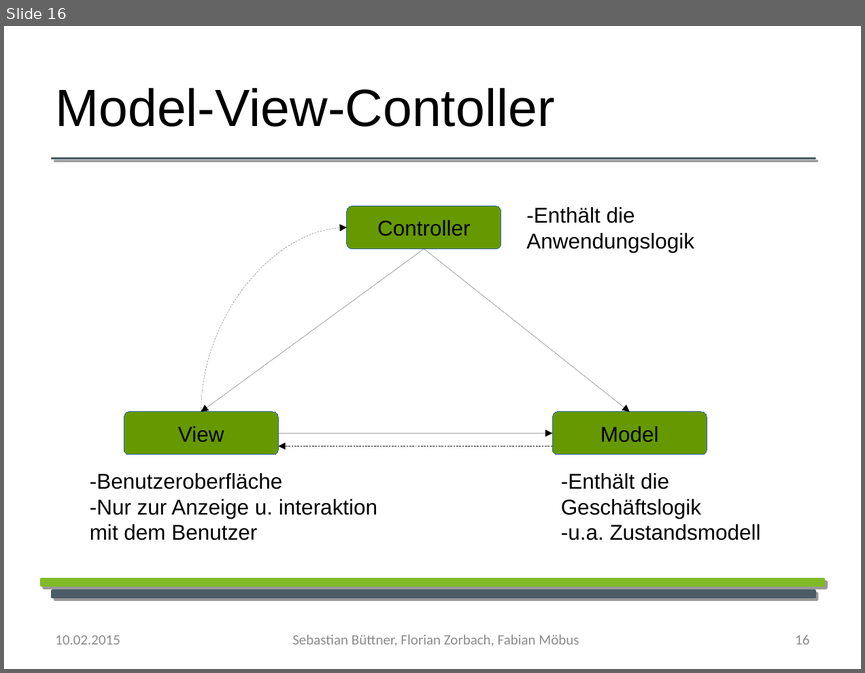
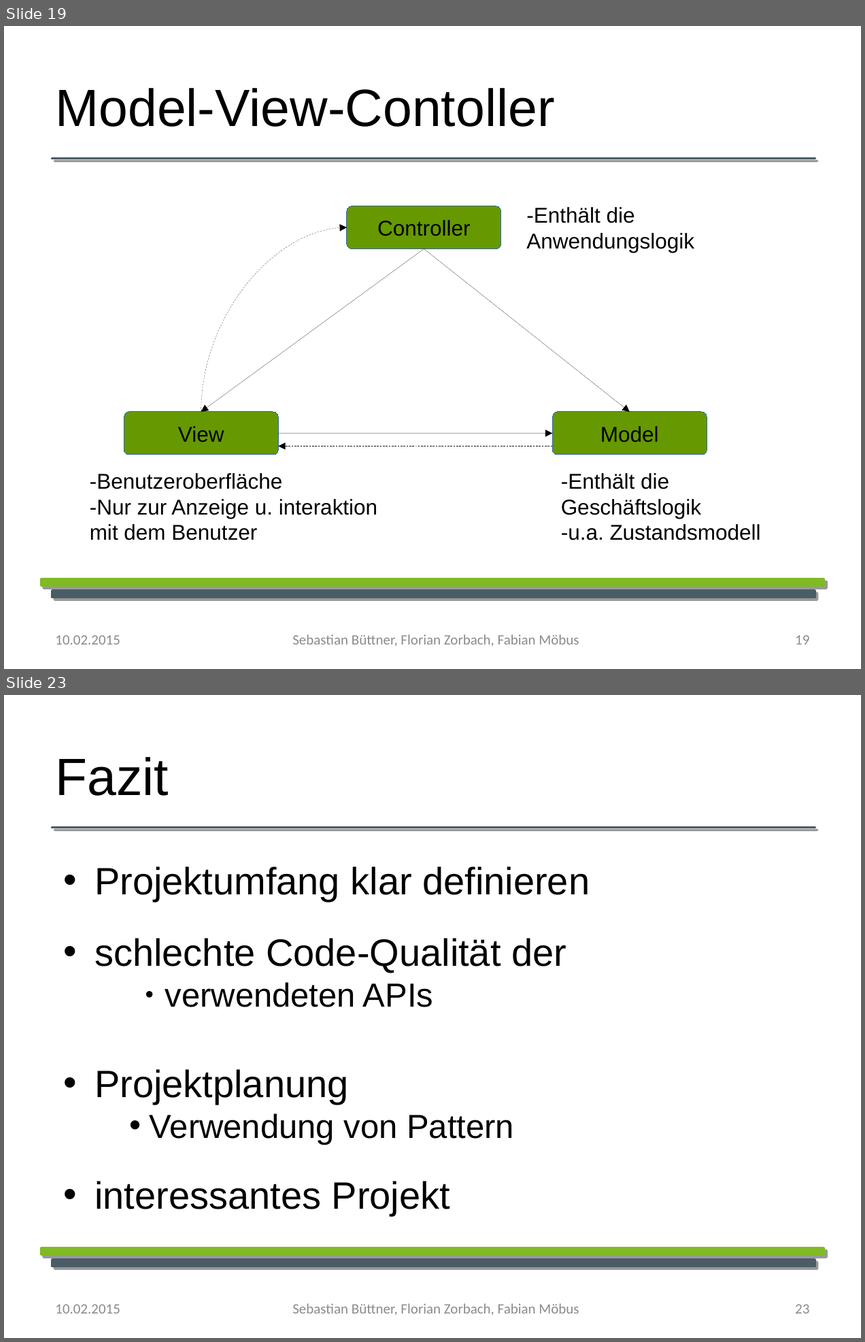
Before and after one commit to YoloSoftDE/YoloTrack, a slide deck: Documentation/Biometrie_praesentation.odp. Shown one above the other, each under a label of ours: slide 16 before the commit, slides 19 and 23 after it; the slides between them are not shown. The pictures are 865x673 and 865x1342 pixels, drawn with LibreOffice and Linux fonts; fonts in the diff are those of the drawing; background and template pictures are left out. Boxes give left, top, right and bottom in pixels: in the first picture for what was removed or moved away, otherwise in the second. Text is boxed around its words. In the diff, an @@ line names an element or a change of style, - is before the commit and + after.

```diff
--- a/Documentation/Biometrie_praesentation.odp
+++ b/Documentation/Biometrie_praesentation.odp
@@ slide 23 added at (4,695,861,1338), background #FFFFFF; not listed: 3 template elements that a slide beside it also shows @@
@@ text added at (55,757,169,796), 44 pt, text #000000 @@
+Fazit
@@ text added at (94,866,589,1216), 32 pt, text #000000 @@
+• Projektumfang klar definieren
+• schlechte Code-Qualität der
+        ● verwendeten APIs
+• Projektplanung
+    • Verwendung von Pattern
+• interessantes Projekt
@@ text added at (55,1304,120,1313), 12 pt, text #8B8B8B @@
+10.02.2015
@@ text added at (292,1303,579,1315), 12 pt, text #8B8B8B @@
+Sebastian Büttner, Florian Zorbach, Fabian Möbus
@@ page number added at (795,1304,809,1313), 12 pt, text #8B8B8B @@
+23
@@ what was slide 16 is now slide 19 @@
@@ page number at (795,635,809,644): text changed @@
-16
+19
```
Also in this commit, not shown: 13 slides changed, 2 other slides added.
